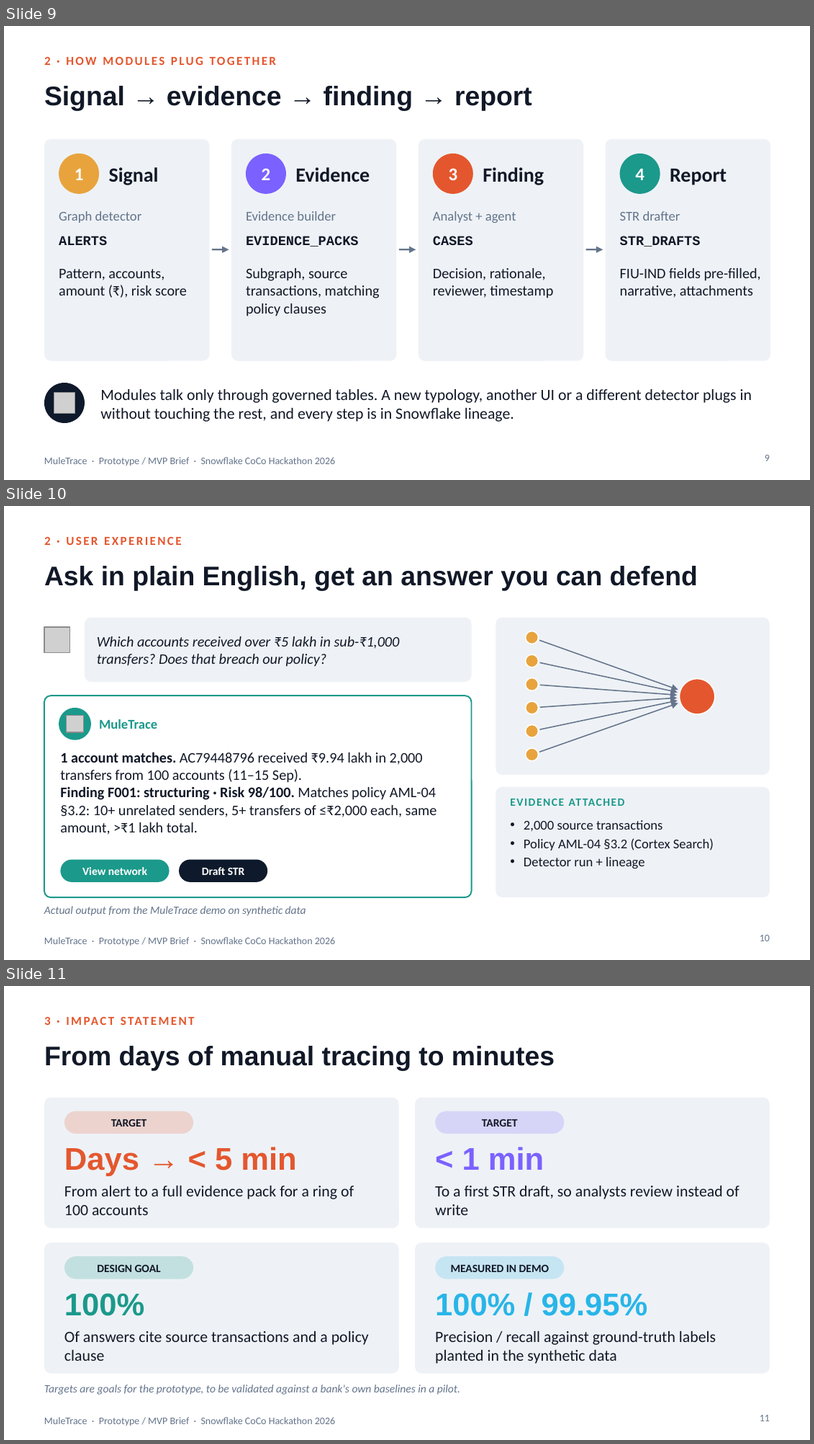
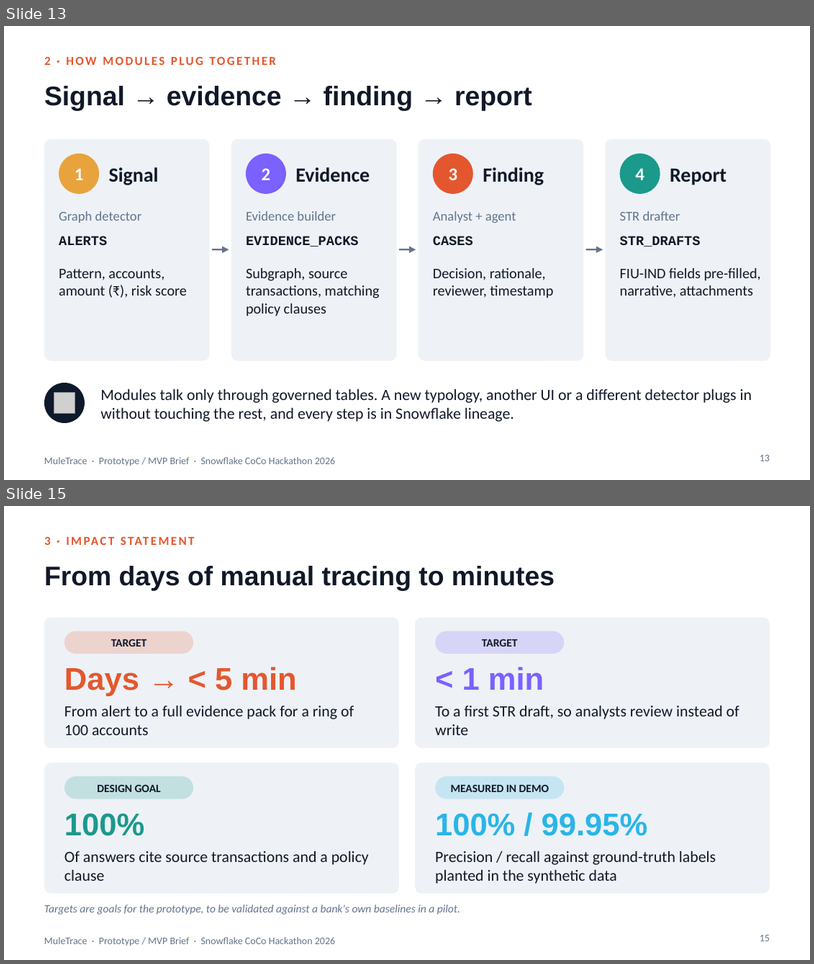
Before and after one commit to SwasthikaDev/SnowflakeCoCoCLI, a slide deck: deck/MuleTrace_MVP_Brief.pptx. Shown one above the other, each under a label of ours: slides 9, 10 and 11 before the commit, slides 13 and 15 after it; the slides between them are not shown. The pictures are 814x1444 and 814x964 pixels, drawn with LibreOffice and Linux fonts; fonts in the diff are those of the drawing; grey boxes stand for pictures. Boxes give left, top, right and bottom in pixels: in the first picture for what was removed or moved away, otherwise in the second. Text is boxed around its words. In the diff, an @@ line names an element or a change of style, - is before the commit and + after.

```diff
--- a/deck/MuleTrace_MVP_Brief.pptx
+++ b/deck/MuleTrace_MVP_Brief.pptx
@@ slide 10 removed at <box>4,506,810,960</box>, background #FFFFFF; not listed: 1 template element that a slide beside it also shows @@
@@ text removed at <box>44,537,182,545</box> @@
-2 · USER EXPERIENCE
@@ title removed at <box>44,566,698,591</box> @@
-Ask in plain English, get an answer you can defend
@@ picture removed at <box>44,627,70,653</box> @@
@@ rounded rectangle removed at <box>85,618,472,682</box> @@
@@ rounded rectangle removed at <box>496,618,770,775</box> @@
@@ ellipse removed at <box>526,631,539,644</box> @@
@@ text removed at <box>97,636,400,667</box> @@
-Which accounts received over ₹5 lakh in sub-₹1,000 transfers? Does that breach our policy?
@@ ellipse removed at <box>526,654,539,667</box> @@
@@ arrow removed from (540, 640) to (678, 690) @@
@@ ellipse removed at <box>526,678,539,690</box> @@
@@ arrow removed from (540, 662) to (678, 692) @@
@@ rounded rectangle removed at <box>44,695,472,897</box> @@
@@ arrow removed from (540, 685) to (677, 695) @@
@@ arrow removed from (540, 707) to (677, 698) @@
@@ ellipse removed at <box>680,679,715,714</box> @@
@@ ellipse removed at <box>59,708,91,740</box> @@
@@ picture removed at <box>67,716,84,733</box> @@
@@ text removed at <box>99,719,157,728</box> @@
-MuleTrace
@@ ellipse removed at <box>526,701,539,714</box> @@
@@ arrow removed from (540, 752) to (678, 703) @@
@@ arrow removed from (540, 729) to (678, 700) @@
@@ ellipse removed at <box>526,725,539,737</box> @@
@@ text removed at <box>60,752,437,834</box> @@
-1 account matches. AC79448796 received ₹9.94 lakh in 2,000 transfers from 100 accounts (11–15 Sep).
-Finding F001: structuring · Risk 98/100. Matches policy AML-04 §3.2: 10+ unrelated senders, 5+ transfers of ≤₹2,000 each, same amount, >₹1 lakh total.
@@ ellipse removed at <box>526,748,539,761</box> @@
@@ rounded rectangle removed at <box>496,787,770,897</box> @@
@@ text removed at <box>510,798,564,806</box> @@
-EVIDENCE ATTACHED
@@ text removed at <box>524,820,714,868</box> @@
-• 2,000 source transactions
-• Policy AML-04 §3.2 (Cortex Search)
-• Detector run + lineage
@@ rounded rectangle removed at <box>60,860,170,882</box> @@
@@ text removed at <box>82,867,147,875</box> @@
-View network
@@ rounded rectangle removed at <box>179,860,268,882</box> @@
@@ text removed at <box>202,867,245,875</box> @@
-Draft STR
@@ text removed at <box>44,906,306,916</box> @@
-Actual output from the MuleTrace demo on synthetic data
@@ page number removed at <box>760,934,770,941</box> @@
-10
@@ what was slide 9 is now slide 13 @@
@@ page number at <box>760,454,770,461</box>: text changed @@
-9
+13
@@ what was slide 11 is now slide 15 @@
@@ page number at <box>760,934,770,941</box>: text changed @@
-11
+15
```
Also in this commit, not shown: 2 slides changed, 6 slides added, 13 other files.
